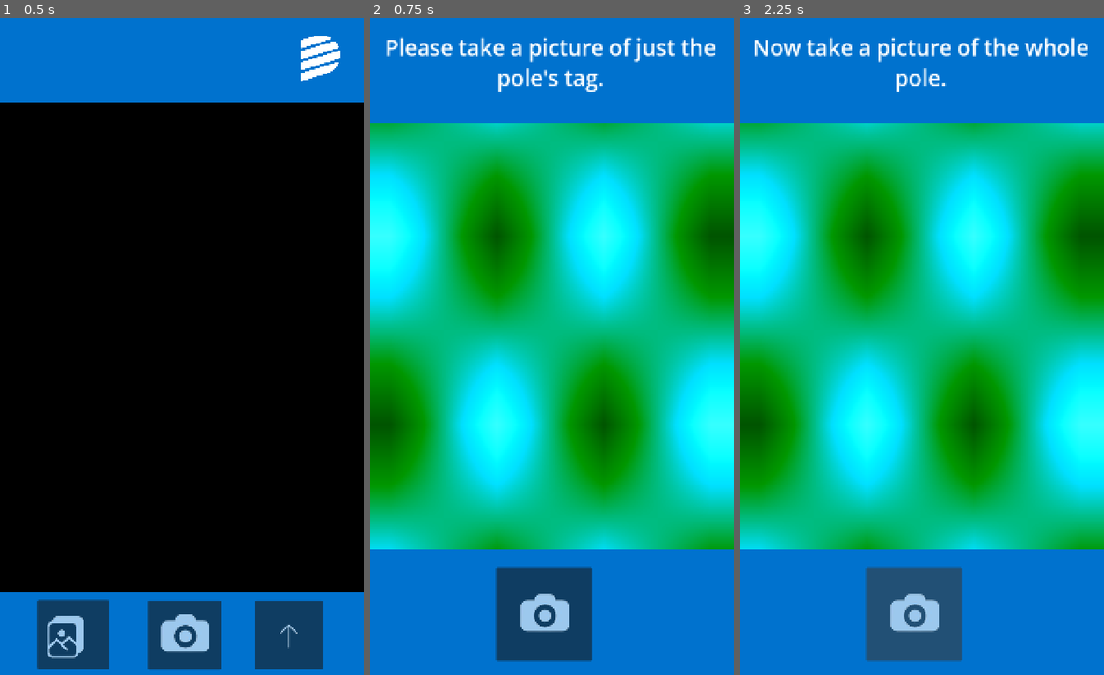
Above: before the commit, frames 1-3 (left to right).
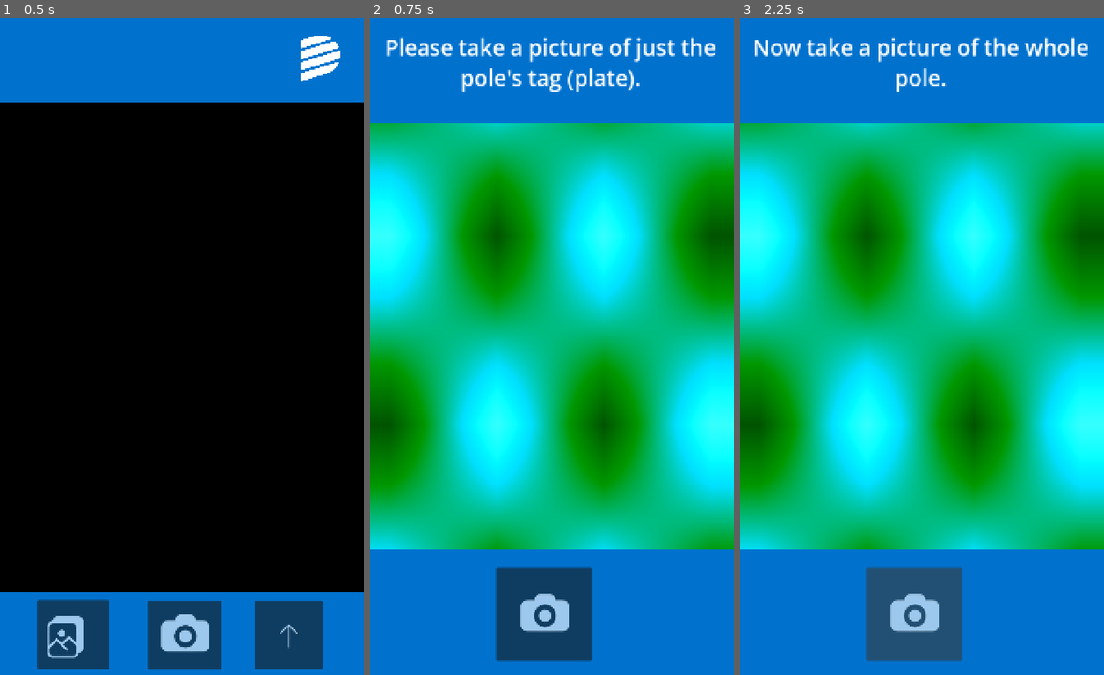
Above: after the commit, the same moments.

Repository: Marcuss2106/gridstorm-polepad-ai
Game: Godot game, scene res://screens/main.tscn
Two runs of this game, one before a commit and one after it. Both use one fixed random seed, a clock stepped at 60 frames per second and the inputs below. The engine's default icon, where the game draws it, is replaced by a stand-in: a white triangle on a blue panel in a dark square.
Inputs (mouse positions are in pixels of both pictures, inside the frame that each line leads up to):
- Up to frame 1 (0.5 s): no input
- Up to frame 2 (0.75 s): click (555, 635) at 0.5 s
- Up to frame 3 (2.25 s): click (812, 635) at 1.25 s; click (925, 635) at 2.02 s

Frame 1 is identical in both runs. In frame 2, 0.8% of the frame differs, in the area x 25-75%, y 7-12%; in frame 3, nothing differs.

Commit message:
update tempdata to save pics as jpg

Diff:
--- a/src/scripts/camera_ui.gd
+++ b/src/scripts/camera_ui.gd
@@ -8,17 +8,18 @@
 const next_scene = preload("uid://y33a508r54up")
 
 func _ready() -> void:
-	textlabel.text = "[center]Please take a picture of just the pole's tag."
+	textlabel.text = "[center]Please take a picture of just the pole's tag (plate)."
 
 func _on_camera_button_pressed() -> void:
 	var img = subviewport.get_texture().get_image()
-	img.save_png("res://data/temp.png")
 	pic_count += 1
 	if pic_count == 1:
 		first_pic = img
+		img.save_jpg("res://tempdata/plate.jpg")
 		textlabel.text = "[center]Now take a picture of the whole pole."
 	elif pic_count == 2:
 		second_pic = img
+		img.save_jpg("res://tempdata/pole.jpg")
 		GlobalData.pole_data = PoleData.create_from_pics([first_pic, second_pic])
 		get_tree().root.add_child(next_scene.instantiate())
 		queue_free()
Binary file removed: src/data/temp.png
Not shown, removed: src/data/temp.png.import
